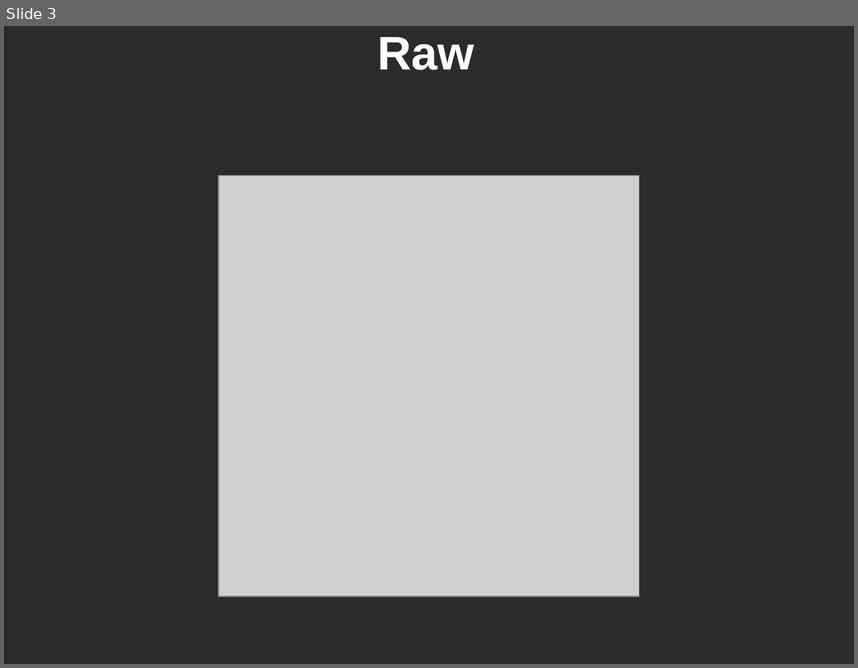
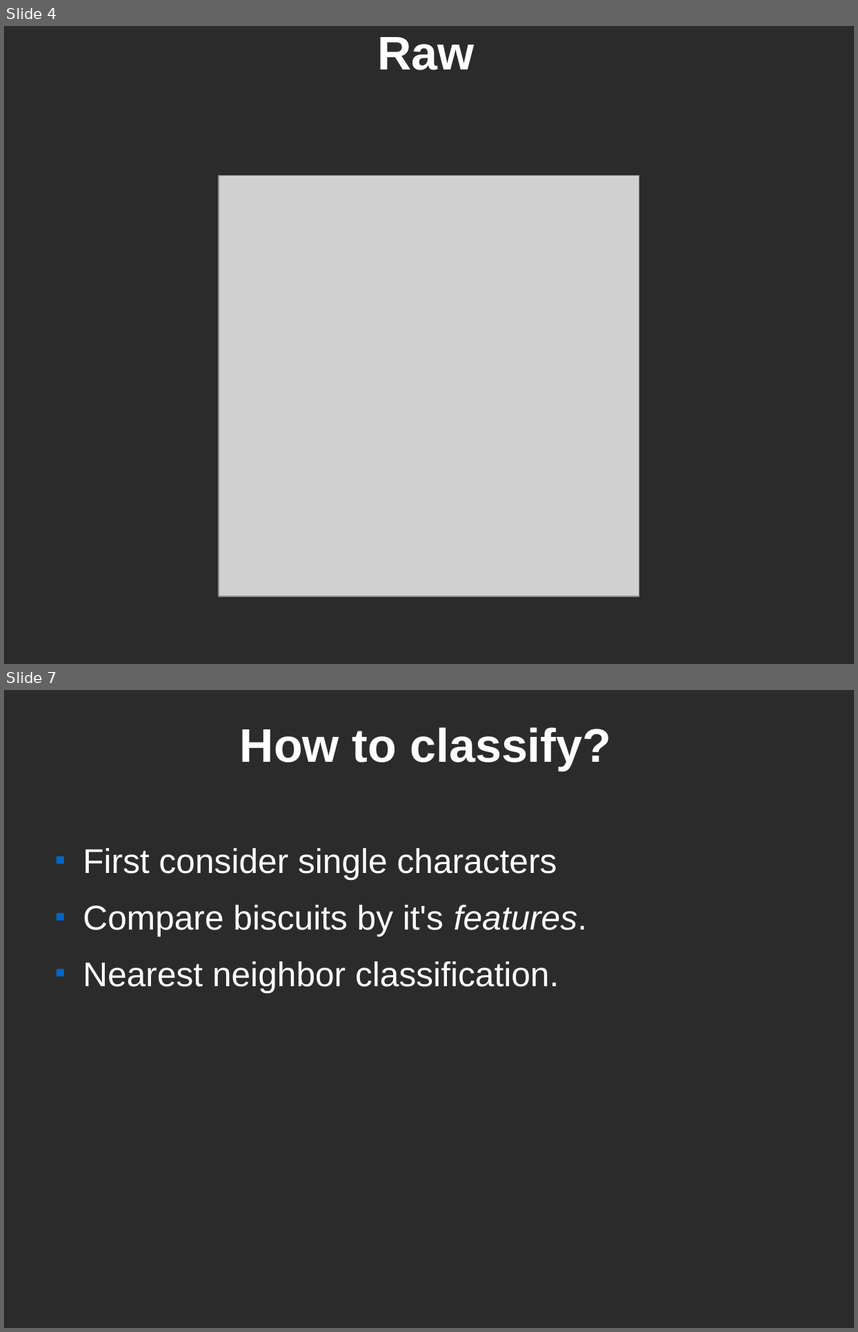
Before and after one commit to Tarrasch/AlphaBiscuit, a slide deck: presentation/biscuits.odp. Shown one above the other, each under a label of ours: slide 3 before the commit, slides 4 and 7 after it; the slides between them are not shown. The pictures are 858x668 and 858x1332 pixels, drawn with LibreOffice and Linux fonts; fonts in the diff are those of the drawing; grey boxes stand for pictures; background and template pictures are left out; a plain dark background stands for a picture behind light text. Boxes give left, top, right and bottom in pixels: in the first picture for what was removed or moved away, otherwise in the second. Text is boxed around its words. In the diff, an @@ line names an element or a change of style, - is before the commit and + after.

```diff
--- a/presentation/biscuits.odp
+++ b/presentation/biscuits.odp
@@ slide 7 added at (4, 690, 854, 1328), background picture (left out) @@
@@ title added at (240, 727, 611, 771), 44 pt, text #FFFFFF, bold @@
+How to classify?
@@ text added at (83, 848, 587, 992), 32 pt, text #FFFFFF @@
+■ First consider single characters
+■ Compare biscuits by it's features.
+■ Nearest neighbor classification.
@@ what was slide 3 is now slide 4 @@
```
Also in this commit, not shown: 2 slides changed, 10 other slides added, 2 other files.
